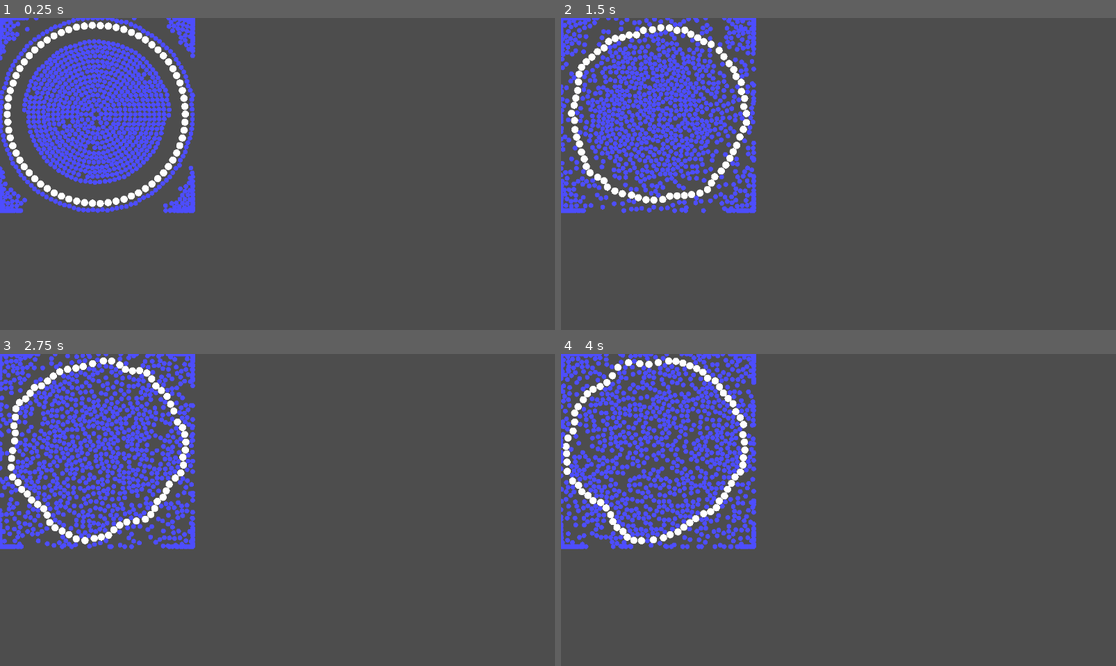
Above: before the commit, frames 1-4 (two rows, left to right).
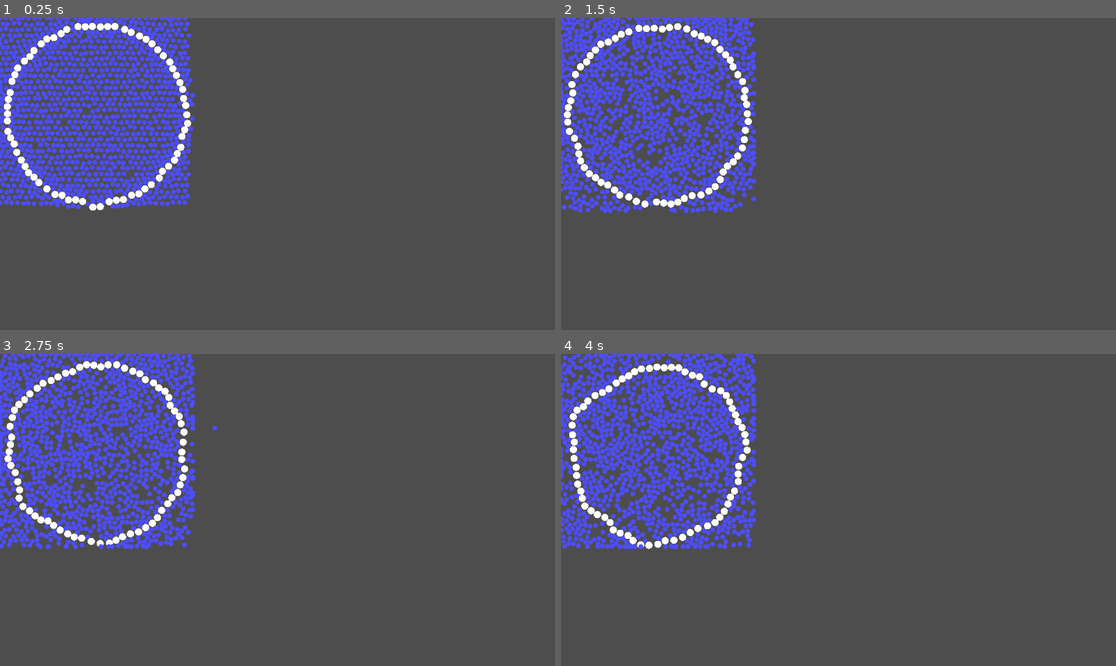
Above: after the commit, the same moments.

Repository: pascal-ballet/CellMembrane
Game: Godot game, scene res://sc1.tscn
Same seed, same stepped clock (60 frames per second), same inputs: the game is played once before the commit and once after it.
Inputs:
- Up to frame 1 (0.25 s): no input
- Up to frame 2 (1.5 s): no input
- Up to frame 3 (2.75 s): no input
- Up to frame 4 (4 s): no input

The runs differ from the first frame. In frame 1, 14% of the frame differs, in the area x 0-36%, y 0-63%; in frame 2, 14%; in frame 3, 14%; in frame 4, 14%.

Commit message:
Apparition des molécules d'eau maintenant en quinconce

Diff:
--- a/init.gd
+++ b/init.gd
@@ -6,69 +6,34 @@
 var nb:int = 70
 var lst_memb:Array[RigidBody2D]
 var box_size : Vector2 = Vector2(400, 400)
+@export var density : int = 2
 
 # Called when the node enters the scene tree for the first time.
 func _ready() -> void:
 
 	# Creation de la membrane
-	var r:float = 185  # rayon
+	var memb_r:float = 185  # rayon
 	for m in range(nb):
 		var a = m*2*PI / nb
-		var pos:Vector2 = Vector2(box_size.x/2 + r*cos(a) ,box_size.y/2 + r*sin(a))
+		var pos:Vector2 = Vector2(box_size.x/2 + memb_r*cos(a) ,box_size.y/2 + memb_r*sin(a))
 		# Creation d'un element de membrane
 		var memb:RigidBody2D = memb_path.instantiate()
 		memb.position = pos
 		get_tree().root.add_child.call_deferred(memb)
 		lst_memb.append(memb)
 
-	# Creation des molécules d'eau internes
-	var R : int = 10  # R vaut 2 fois le rayon d'une molécule d'eau : l'espace entre 2 anneaux
-	var n : int = 700
-	var ring : int = 0
-	var n_on_ring : int = 1
-	while n>0:
-		var x : float = ring * R * cos(n_on_ring * 2*PI / get_n_on_ring(ring))
-		var y : float = ring * R * sin(n_on_ring * 2*PI / get_n_on_ring(ring))
-		# Creation d'une molécule d'eau
-		var mol:RigidBody2D = mol_path.instantiate()
-		mol.position = box_size/2 + Vector2(x, y)
-		get_tree().root.add_child.call_deferred(mol)
-		# Mise à jour des variables dans la boucle
-		n_on_ring -= 1
-		n -= 1
-		if n_on_ring == 0:
-			ring += 1
-			n_on_ring = get_n_on_ring(ring)
-
-	# Creation des molécules d'eau externes
-	n = 500
-	# Positionner un cercle autour de la membrane
-	ring = 200/R
-	for i in range(get_n_on_ring(ring)):
-		var x : float = ring * R * cos(i * 2*PI / get_n_on_ring(ring))
-		var y : float = ring * R * sin(i * 2*PI / get_n_on_ring(ring))
-		# Creation d'une molécule d'eau
-		var mol:RigidBody2D = mol_path.instantiate()
-		mol.position = box_size/2 + Vector2(x, y)
-		mol._is_ext = true
-		get_tree().root.add_child.call_deferred(mol)
-		n -= 1
-	# Positionner le reste dans les 4 coins
-	var corners : Array[Vector2] = [
-		Vector2(0, 0),  # Coin haut gauche
-		Vector2(box_size.x, box_size.y),  # Coin bas droite
-		Vector2(box_size.x, 0),  # Coin haut droite
-		Vector2(0, box_size.y)  # Coin bas gauche
-	]
-	var i : int = 0
-	while n>0:
-		i += 1
-		# Creation d'une molécule d'eau
-		var mol:RigidBody2D = mol_path.instantiate()
-		mol.position = corners[i%4]
-		mol._is_ext = true
-		get_tree().root.add_child.call_deferred(mol)
-		n -= 1
+	# Creation des molécules d'eau
+	var R : int = 10 + density  # espace entre 2 billes
+	for y in range(400/R):
+		for x in range(400/R):
+			var pos_x = (R/2)*(y%2) + x * R
+			var pos_y = 0 + y * R
+			# Creation d'une molécule d'eau
+			var mol:RigidBody2D = mol_path.instantiate()
+			mol.position = Vector2(pos_x, pos_y)
+			if mol.position.distance_to(box_size/2) > memb_r:
+				mol._is_ext = true
+			get_tree().root.add_child.call_deferred(mol)
 
 
 var init:bool = false
